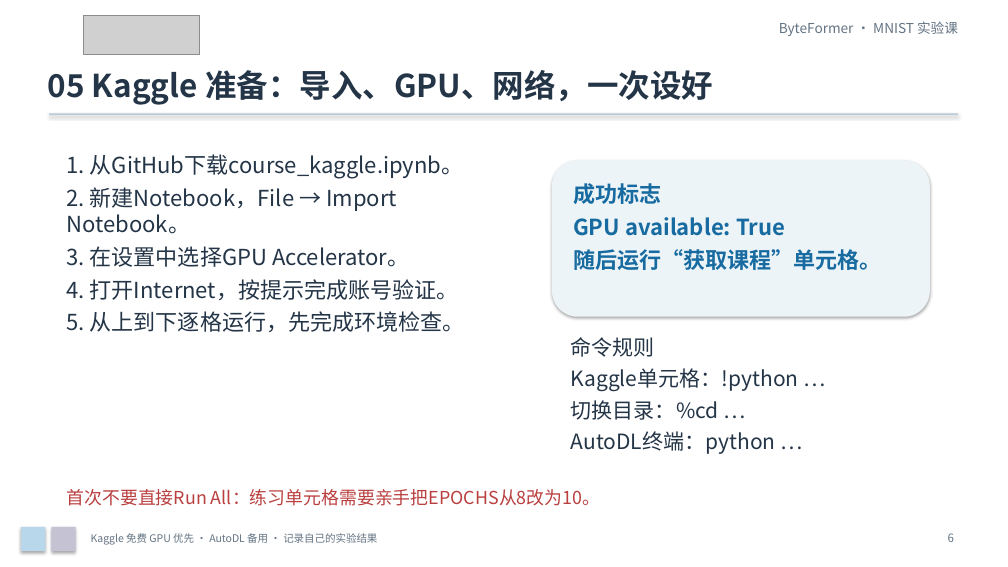
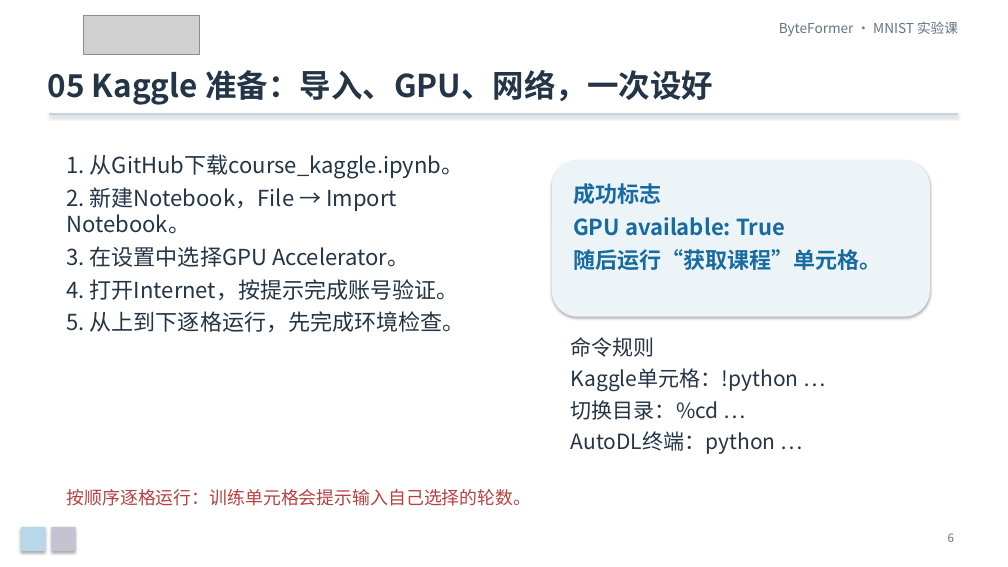
Before and after one commit to Franklin-L/byteformer-mnist-course, a slide deck: slide 6 of docs/ByteFormer_MNIST_零基础实验课.pptx. Drawn at 1008x567 pixels with LibreOffice and Linux fonts; fonts in the diff are those of the drawing; grey boxes stand for pictures. Boxes give left, top, right and bottom in pixels: in the first picture for what was removed or moved away, otherwise in the second. Text is boxed around its words. In the diff, an @@ line names an element or a change of style, - is before the commit and + after.

```diff
--- a/docs/ByteFormer_MNIST_零基础实验课.pptx
+++ b/docs/ByteFormer_MNIST_零基础实验课.pptx
@@ text at (66,489,531,506): text changed @@
-首次不要直接Run All：练习单元格需要亲手把EPOCHS从8改为10。
+按顺序逐格运行：训练单元格会提示输入自己选择的轮数。
@@ text removed at (91,533,377,545) @@
-Kaggle 免费 GPU 优先 · AutoDL 备用 · 记录自己的实验结果
```
Also in this commit, not shown: 13 other slides changed, 7 other files.
